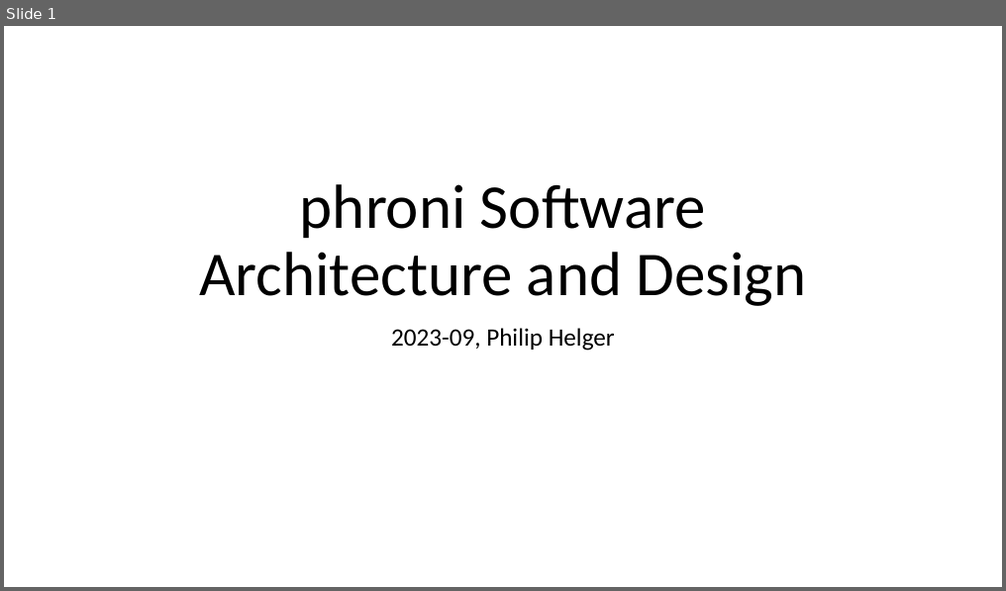
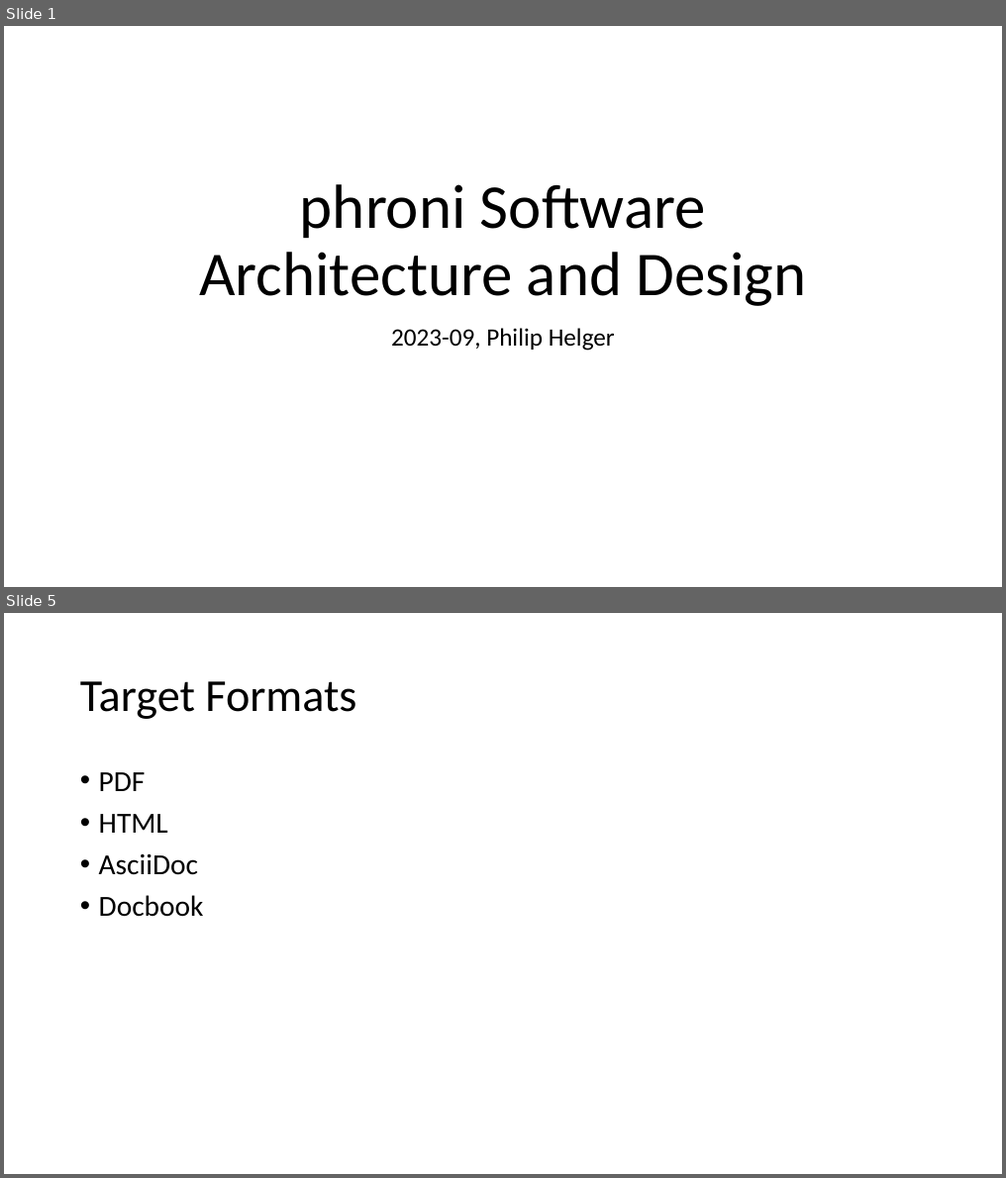
Before and after one commit to phax/phroni, a slide deck: docs/phroni Design.pptx. Shown one above the other, each under a label of ours: slide 1 before the commit, slides 1 and 5 after it; the slides between them are not shown. The pictures are 1006x591 and 1006x1178 pixels, drawn with LibreOffice and Linux fonts; fonts in the diff are those of the drawing. Boxes give left, top, right and bottom in pixels: in the first picture for what was removed or moved away, otherwise in the second. Text is boxed around its words. In the diff, an @@ line names an element or a change of style, - is before the commit and + after.

```diff
--- a/docs/phroni Design.pptx
+++ b/docs/phroni Design.pptx
@@ slide 5 added at bbox=[4, 613, 1002, 1174], background #FFFFFF @@
@@ title added at bbox=[80, 681, 356, 719], 44 pt, text #000000 @@
+Target Formats
@@ text added at bbox=[99, 772, 204, 917], 28 pt, text #000000 @@
+• PDF
+• HTML
+• AsciiDoc
+• Docbook
```
Also in this commit, not shown: 1 slide changed, 2 other slides added.
